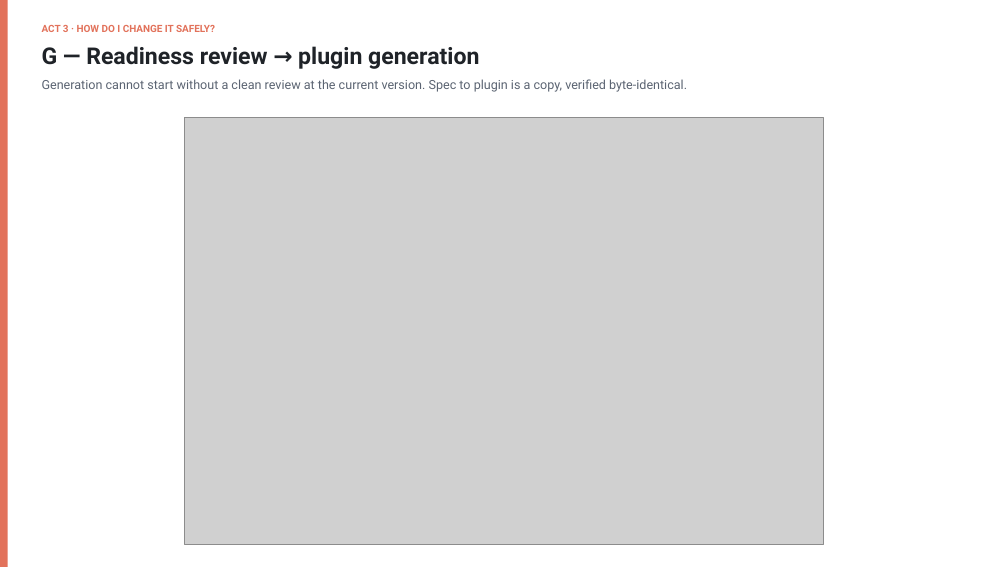
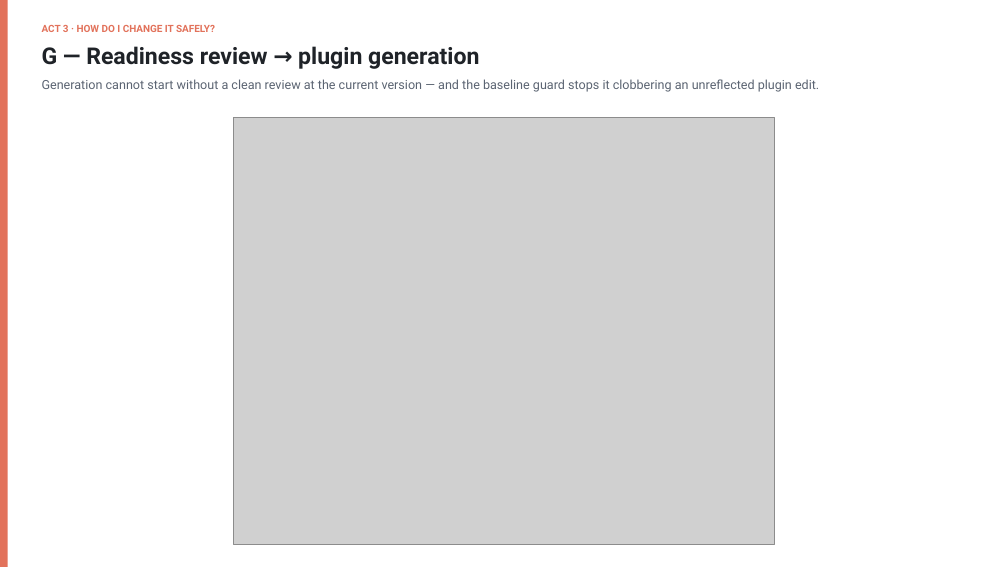
Before and after one commit to neoclarity-martin/PrivateAOS, a slide deck: slide 8 of diagrams/openaos-overview-for-collaborators.pptx. Drawn at 1008x567 pixels with LibreOffice and Linux fonts; fonts in the diff are those of the drawing; grey boxes stand for pictures. Boxes give left, top, right and bottom in pixels: in the first picture for what was removed or moved away, otherwise in the second. Text is boxed around its words. In the diff, an @@ line names an element or a change of style, - is before the commit and + after.

```diff
--- a/diagrams/openaos-overview-for-collaborators.pptx
+++ b/diagrams/openaos-overview-for-collaborators.pptx
@@ text at (42, 79, 819, 92): text changed @@
-Generation cannot start without a clean review at the current version. Spec to plugin is a copy, verified byte-identical.
+Generation cannot start without a clean review at the current version — and the baseline guard stops it clobbering an unreflected plugin edit.
@@ picture: place and size @@
-picture at (185, 117, 823, 544)
+picture at (234, 117, 775, 544)
```
Also in this commit, not shown: 3 other slides changed, 1 slide added, 6 other files.
